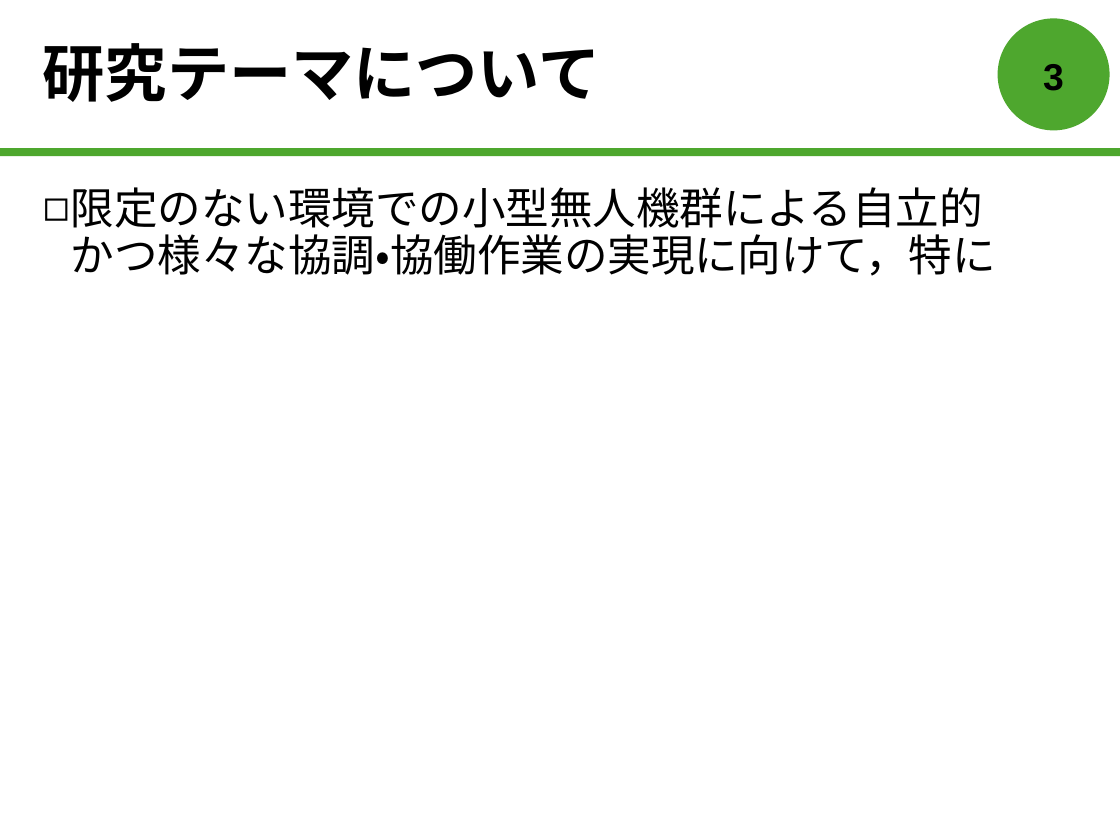
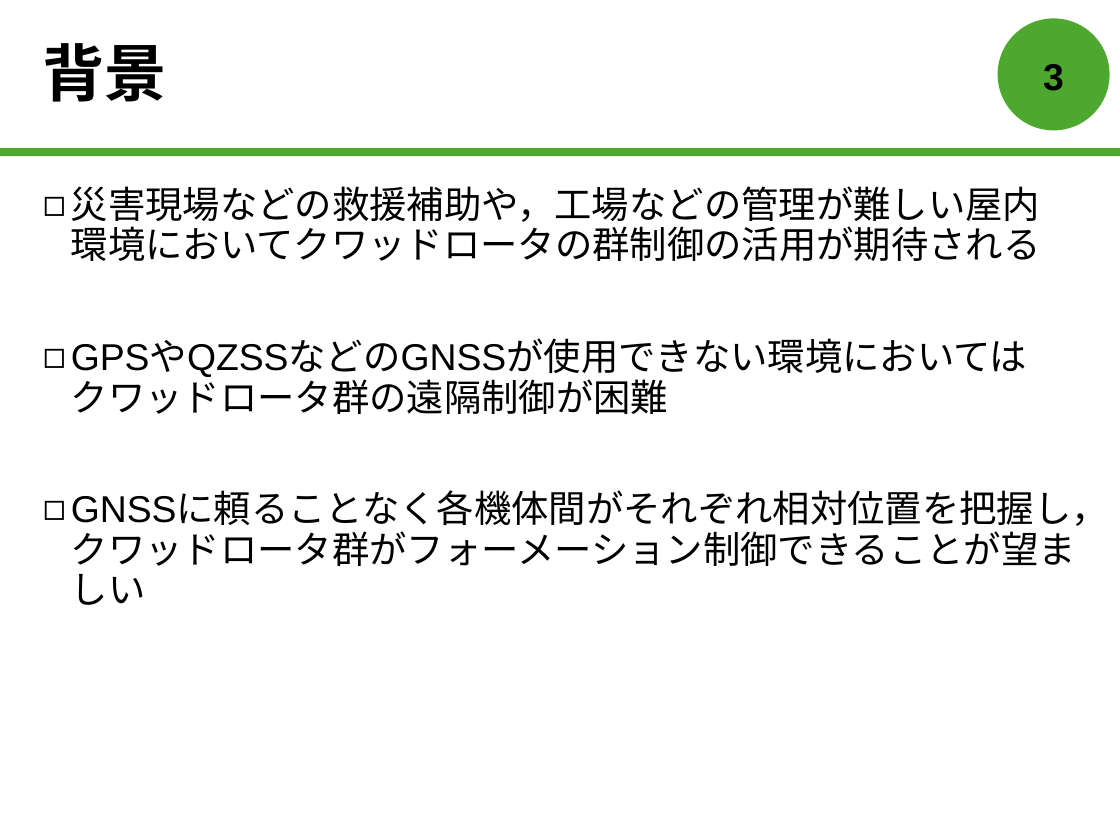
Before and after one commit to forest-book/MatlabLOSFormation, a slide deck: slide 4 of 森本皓斗.pptx. Drawn at 1120x840 pixels with LibreOffice and Linux fonts; fonts in the diff are those of the drawing. Boxes give left, top, right and bottom in pixels: in the first picture for what was removed or moved away, otherwise in the second. Text is boxed around its words. In the diff, an @@ line names an element or a change of style, - is before the commit and + after.

```diff
--- a/森本皓斗.pptx
+++ b/森本皓斗.pptx
@@ title at [43,43,167,102]: text changed @@
-研究テーマについて
+背景
@@ text at [71,186,1109,605]: text changed; size 28 to 24 pt @@
-◻ 限定のない環境での小型無人機群による自立的
-  かつ様々な協調・協働作業の実現に向けて，特に
+◻ 災害現場などの救援補助や，工場などの管理が難しい屋内環境においてクワッドロータの群制御の活用が期待される
+◻ GPSやQZSSなどのGNSSが使用できない環境においては
+  クワッドロータ群の遠隔制御が困難
+◻ GNSSに頼ることなく各機体間がそれぞれ相対位置を把握し，クワッドロータ群がフォーメーション制御できることが望ましい
```
Also in this commit, not shown: 2 other slides changed, 1 slide added, 1 slide removed.
